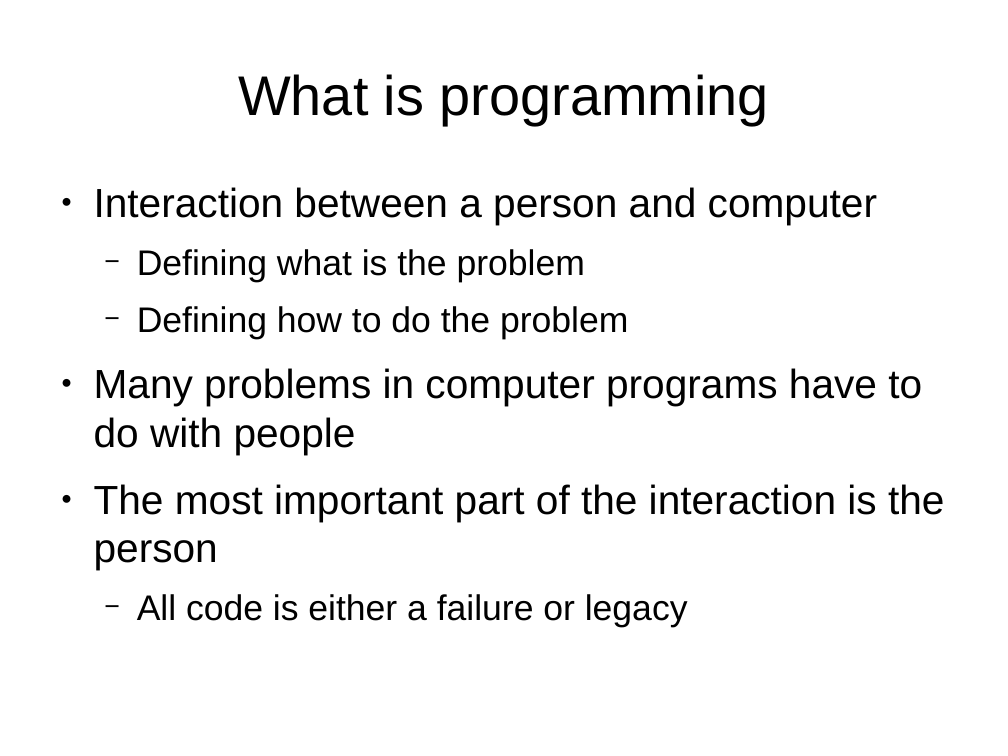
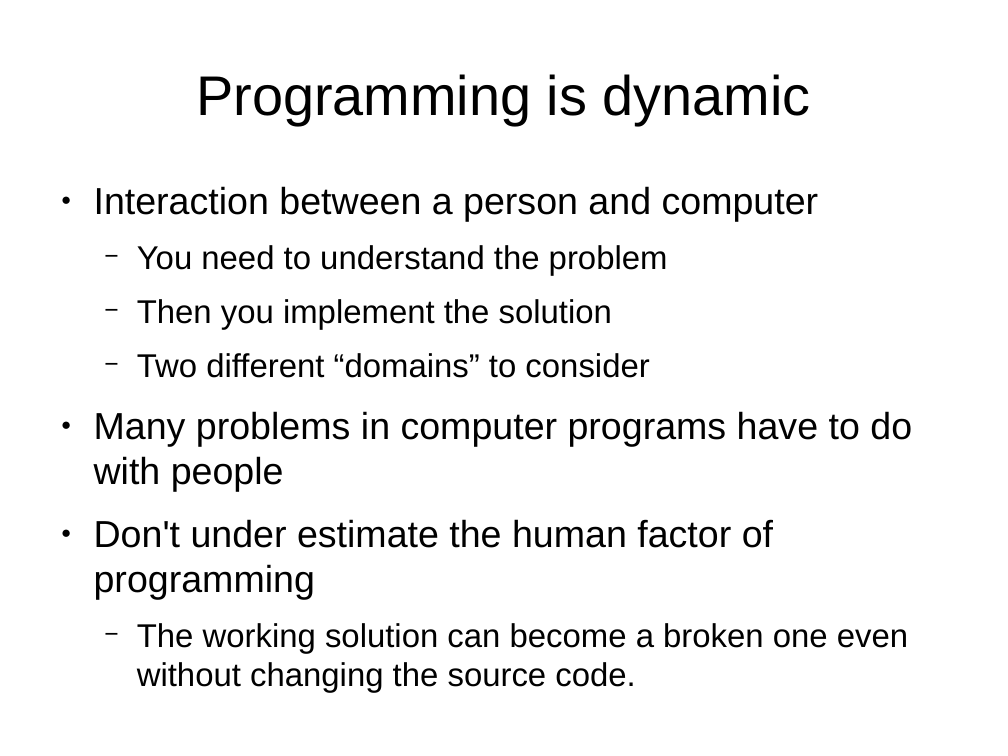
Before and after one commit to f0lie/refactoring_example, a slide deck: slide 3 of safe_code_pt2.odp. Drawn at 1008x756 pixels with LibreOffice and Linux fonts; fonts in the diff are those of the drawing. Boxes give left, top, right and bottom in pixels: in the first picture for what was removed or moved away, otherwise in the second. Text is boxed around its words. In the diff, an @@ line names an element or a change of style, - is before the commit and + after.

```diff
--- a/safe_code_pt2.odp
+++ b/safe_code_pt2.odp
@@ title at [196, 74, 811, 125]: text changed @@
-What is programming
+Programming is dynamic
@@ text at [94, 186, 912, 491]: size 32 to 29.6 pt in "Interaction between a person and computer", "Many problems in computer programs have to ..." @@
@@ text at [137, 245, 668, 378]: text changed; size 28 to 25.9 pt @@
-  − Defining what is the problem
-  − Defining how to do the problem
+  − You need to understand the problem
+  − Then you implement the solution
+  − Two different “domains” to consider
@@ text at [94, 519, 908, 693]: text changed; size 32 to 25.9 pt @@
-● The most important part of the interaction is the person
-  − All code is either a failure or legacy
+● Don't under estimate the human factor of programming
+  − The working solution can become a broken one even without changing the source code.
```
Also in this commit, not shown: 6 other slides changed, 9 slides added, 3 slides removed, 1 other file.
